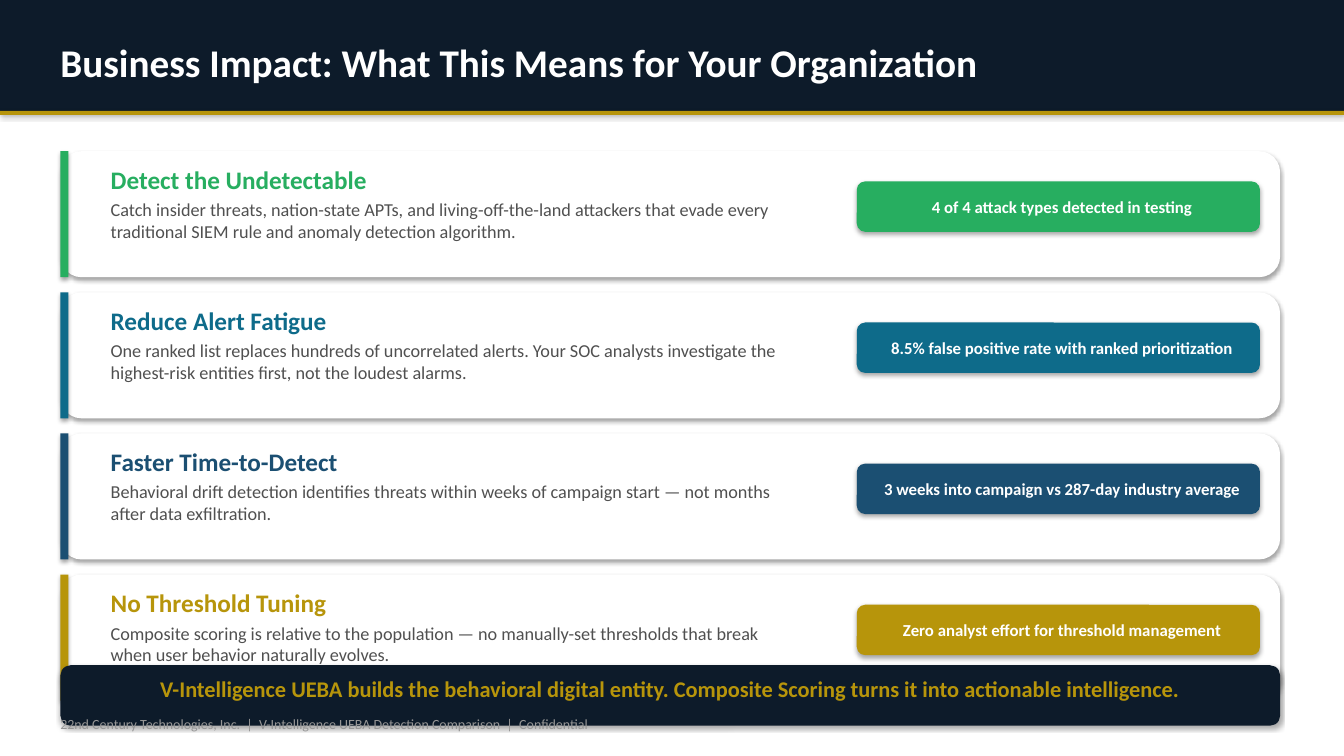
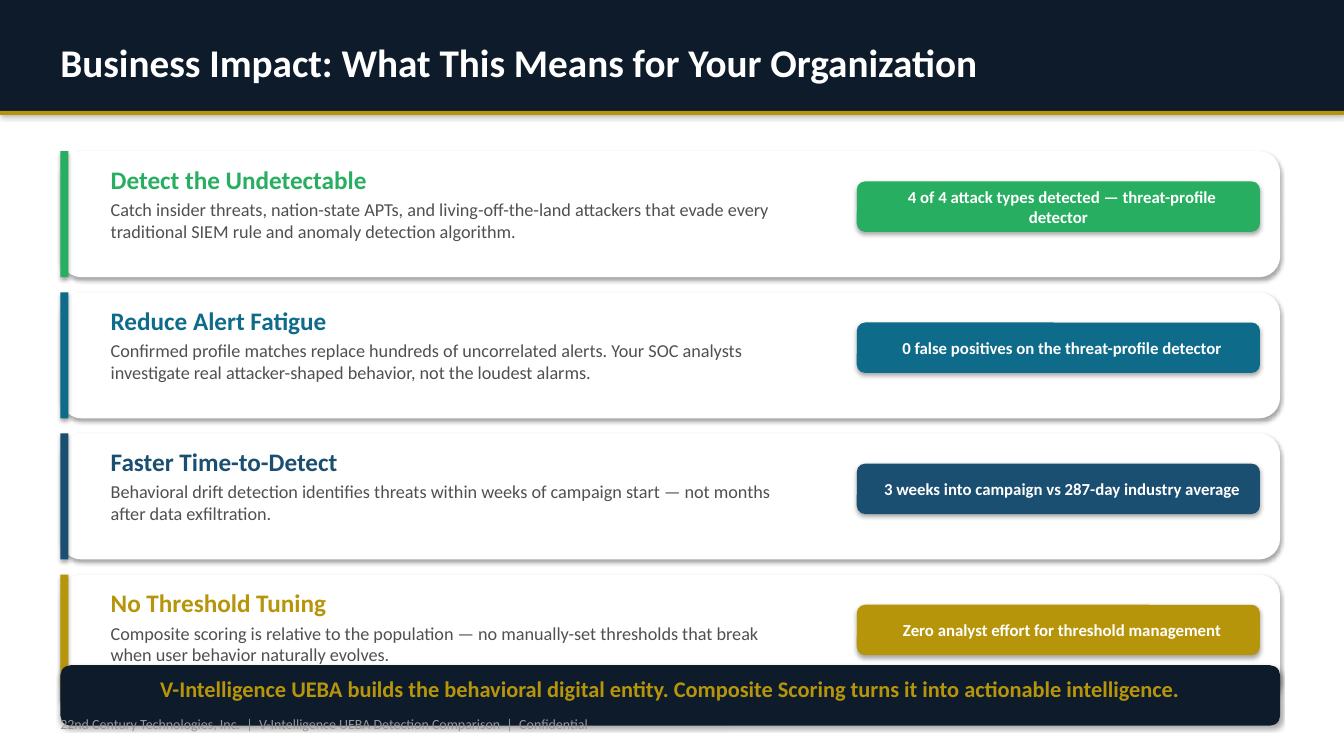
Before and after one commit to ravindrashukla/CyberUEBA_BehavioralIntel, a slide deck: slide 13 of docs/Detection_Comparison_Business_Deck.pptx. Drawn at 1344x756 pixels with LibreOffice and Linux fonts; fonts in the diff are those of the drawing. Boxes give left, top, right and bottom in pixels: in the first picture for what was removed or moved away, otherwise in the second. Text is boxed around its words. In the diff, an @@ line names an element or a change of style, - is before the commit and + after.

```diff
--- a/docs/Detection_Comparison_Business_Deck.pptx
+++ b/docs/Detection_Comparison_Business_Deck.pptx
@@ text in rounded rectangle at [908, 191, 1216, 223]: text changed @@
-4 of 4 attack types detected in testing
+4 of 4 attack types detected — threat-profile detector
@@ text at [111, 344, 742, 382]: text changed @@
-One ranked list replaces hundreds of uncorrelated alerts. Your SOC analysts investigate the highest-risk entities first, not the loudest alarms.
+Confirmed profile matches replace hundreds of uncorrelated alerts. Your SOC analysts investigate real attacker-shaped behavior, not the loudest alarms.
@@ text in rounded rectangle at [902, 342, 1221, 357]: text changed @@
-8.5% false positive rate with ranked prioritization
+0 false positives on the threat-profile detector
```
Also in this commit, not shown: 5 other slides changed, 17 other files.
